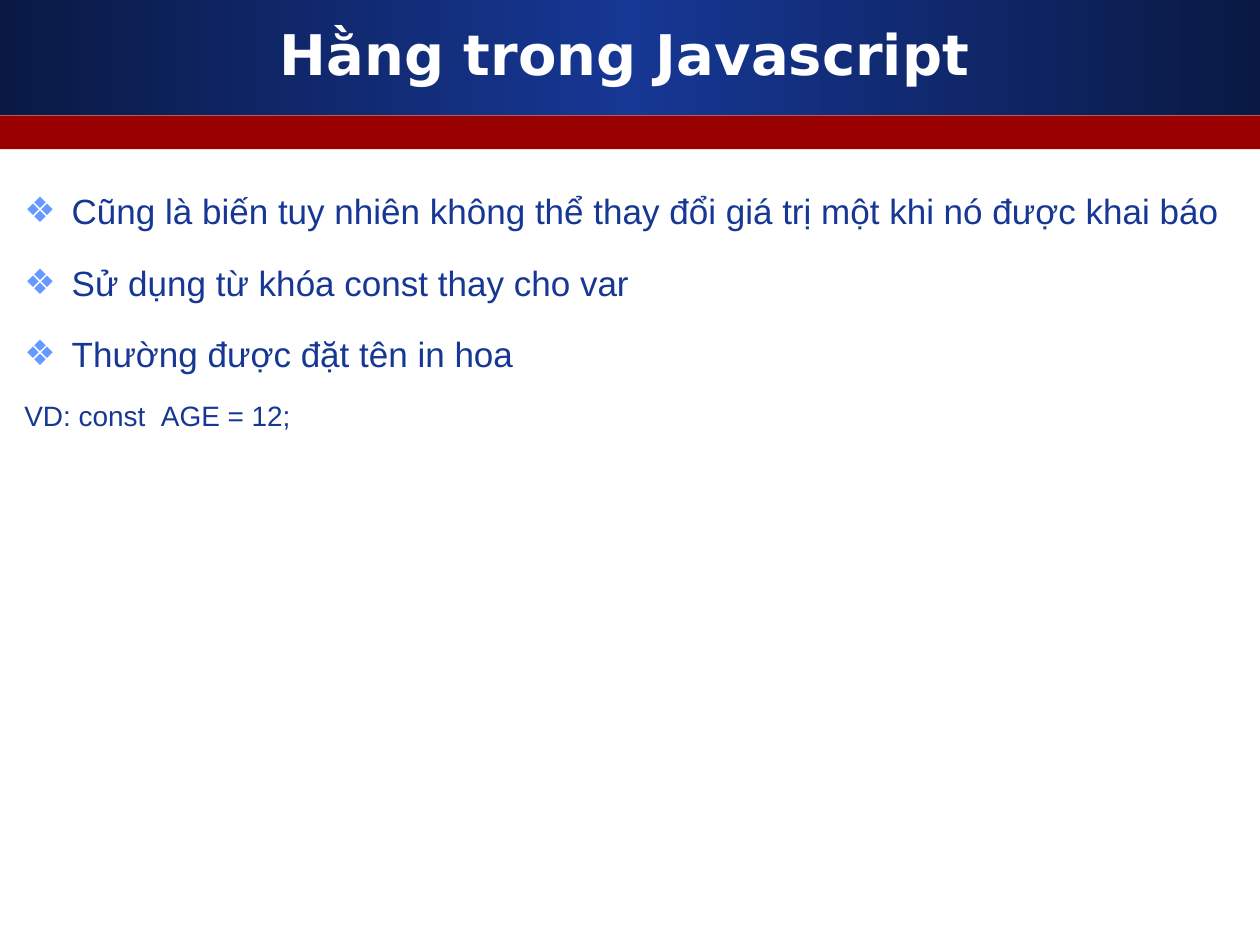
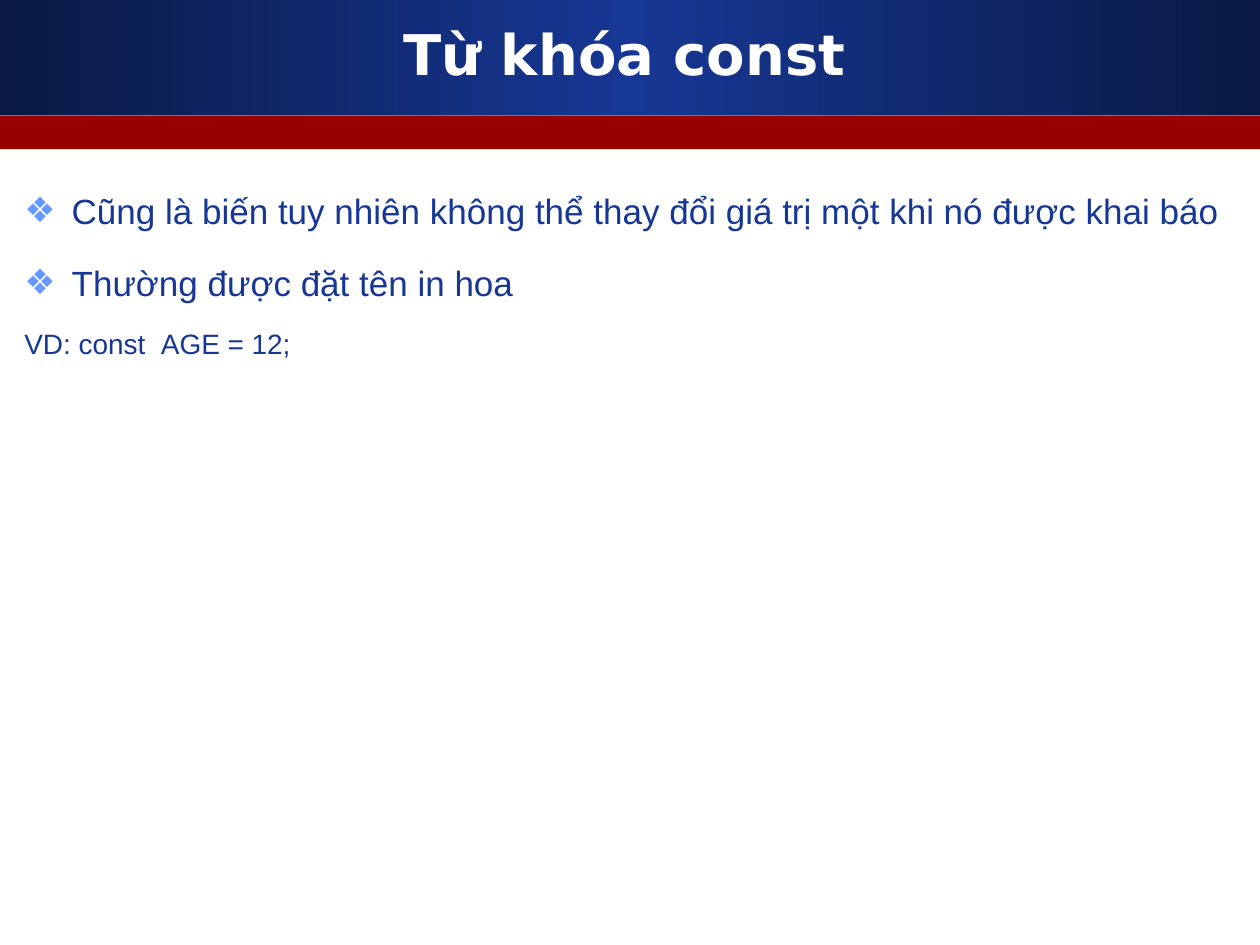
Before and after one commit to nguyenvietmanhit/PHP0921E2_SKDA, a slide deck: slide 9 of Day03_CD2_Javascript_Basic_1/Slides/1_Javascript_can_ban_phan_1.ppt. Drawn at 1260x945 pixels with LibreOffice and Linux fonts; fonts in the diff are those of the drawing. Boxes give left, top, right and bottom in pixels: in the first picture for what was removed or moved away, otherwise in the second. Text is boxed around its words. In the diff, an @@ line names an element or a change of style, - is before the commit and + after.

```diff
--- a/Day03_CD2_Javascript_Basic_1/Slides/1_Javascript_can_ban_phan_1.ppt
+++ b/Day03_CD2_Javascript_Basic_1/Slides/1_Javascript_can_ban_phan_1.ppt
@@ title at (403,30,846,76): text changed @@
-Hằng trong Javascript
+Từ khóa const
@@ text at (72,269,629,302): paragraph removed @@
-❖ Sử dụng từ khóa const thay cho var
```
Also in this commit, not shown: 1 slide added, 1 other file.
